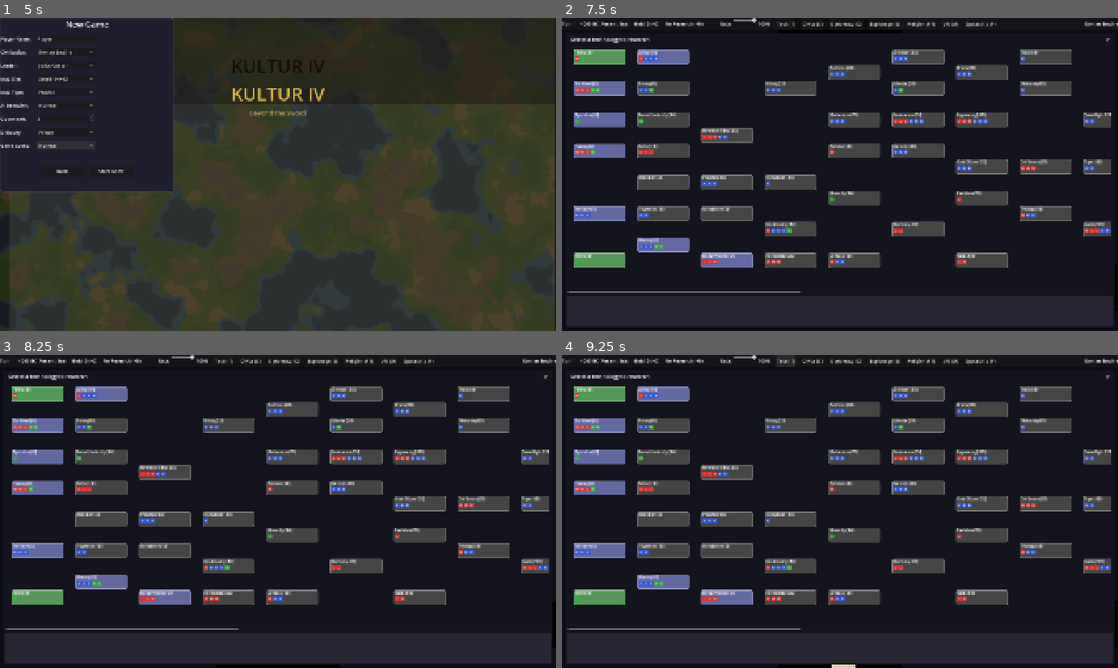
Above: before the commit, frames 1-4 (two rows, left to right).
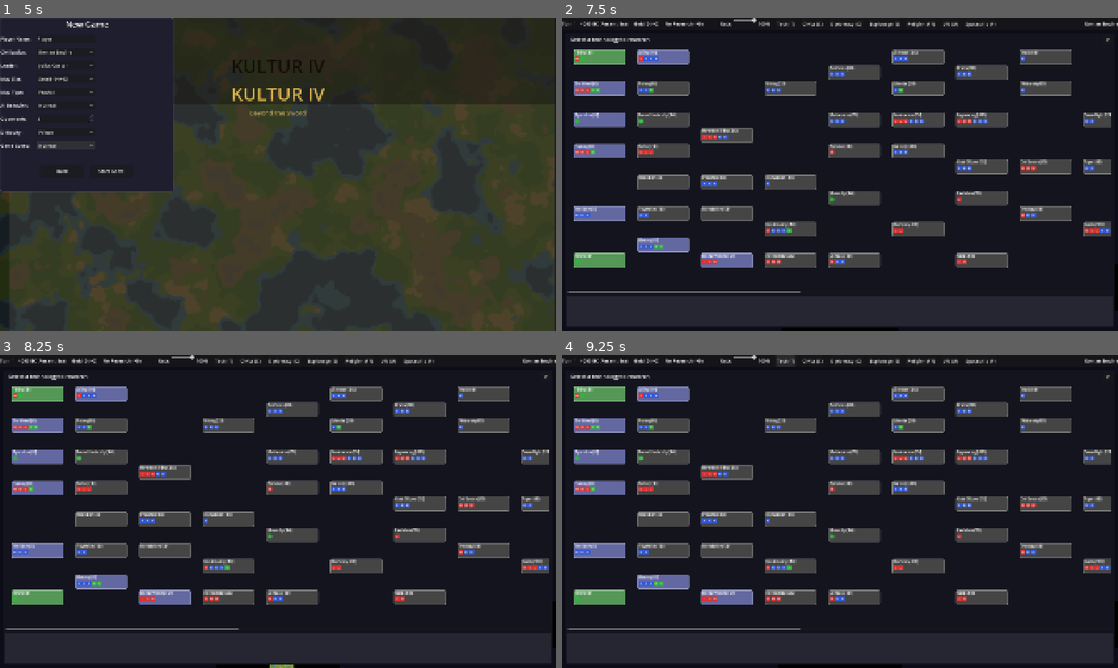
Above: after the commit, the same moments.

Repository: mammaspappa/KULTURIV
Game: Godot game, scene res://scenes/main/main_menu.tscn
Same seed, same stepped clock (60 frames per second), same inputs: the game is played once before the commit and once after it.
Inputs:
- Up to frame 1 (5 s): click "Single Player" at 0.5 s; click "New Game" at 1.25 s; click "Normal" at 2 s; click "Normal" at 2.75 s; click "Normal" at 3.5 s; click "Normal" at 4.25 s
- Up to frame 2 (7.5 s): click "Start Game" at 5 s; click "Skip (Space)" at 5.75 s; click "Skip (Space)" at 6.5 s; click "End Turn (Enter)" at 7.25 s
- Up to frame 3 (8.25 s): click "End Turn (Enter)" at 8 s
- Up to frame 4 (9.25 s): click "Tech (T)" at 8.75 s

Frame 1 is identical in both runs. In frame 2, 0.5% of the frame differs, in the area x 38-62%, y 3-100%; in frame 3, less than 0.1%; in frame 4, less than 0.1%.

Commit message:
Three non-optimal patterns fixed
1. Population decline from over-whipping — whipping now requires:
   - pop >= 4 (was 3)
   - food_surplus > 1 (new)
   - 15-turn cooldown between whips (new)
   - settler whip requires pop >= 5

2. Peacetime disband — when not at war and gpt negative, disband up to
   half the excess military per turn. Comfortable garrison = 2/city.
   Skips garrisoned units and injured units. Prevents "huge army during
   war → bankrupt after peace" structural collapse.

3. Starting location quality — reject snow/ice centers entirely, require
   tundra/desert centers to have flood_plains or oasis nearby, require
   >= 3 food tiles (was 2) and >= 10 total food potential in BFC.
   Added high_food_tiles bonus to score. Egypt in seed 40000 previously
   sat at pop 1 for 500t; now grows to pop 40 with 3 cities.

Diff:
--- a/scripts/ai/ai_controller.gd
+++ b/scripts/ai/ai_controller.gd
@@ -81,6 +81,11 @@
 		if unit == null or not is_instance_valid(unit):
 			continue
 		_process_unit_ai(unit, player, flavor, escort_assignments)
+
+	# Peacetime disband: if no active wars and we're losing gold, disband excess
+	# military. Prevents the classic "build huge army during war → can't afford it
+	# after peace → structural bankruptcy" pattern seen in late-game sims.
+	_consider_peacetime_disband(player)
 
 	# Process cities
 	for city in player.cities:
@@ -1906,6 +1911,61 @@
 			return
 
 ## Consider using Slavery whip to rush critical production
+## Peacetime disband: when not at war and running a deficit, disband excess
+## military units that aren't contributing to the empire. Only applies if we
+## have more than a comfortable garrison (2 per city).
+func _consider_peacetime_disband(player) -> void:
+	# Only in peace
+	var real_war = false
+	for enemy_id in player.at_war_with:
+		var enemy = GameManager.get_player(enemy_id)
+		if enemy and enemy.civilization_id != "barbarian":
+			real_war = true
+			break
+	if real_war:
+		return
+
+	# Only when bleeding gold
+	if player.gold_per_turn >= 0:
+		return
+
+	# Count military and identify excess
+	var mil_units: Array = []
+	for u in player.units:
+		if u.get_strength() > 0:
+			mil_units.append(u)
+
+	var num_cities = player.cities.size()
+	var comfort_garrison = num_cities * 2
+	var excess = mil_units.size() - comfort_garrison
+	if excess <= 0:
+		return
+
+	# Disband the weakest excess units, preferring obsolete/outdated units
+	# Don't disband units in cities (garrison) or the single strongest unit of its class
+	mil_units.sort_custom(func(a, b):
+		var sa = DataManager.get_unit_strength(a.unit_id)
+		var sb = DataManager.get_unit_strength(b.unit_id)
+		return sa < sb)  # weakest first
+
+	var disbanded = 0
+	# Disband up to half the excess per turn to smooth the transition
+	var to_disband = max(1, excess / 2)
+	for u in mil_units:
+		if disbanded >= to_disband:
+			break
+		# Skip garrisoned units (in own city)
+		if GameManager.get_city_at(u.grid_position) != null:
+			continue
+		# Skip injured — let them heal
+		if u.health < 100:
+			continue
+		u.die()
+		disbanded += 1
+		if sim_logger:
+			sim_logger.log_decision(player.player_name, "military", "peacetime_disband",
+				u.unit_id, "gpt=%d, mil=%d, garrison=%d" % [player.gold_per_turn, mil_units.size(), comfort_garrison])
+
 func _consider_whipping(city, player) -> void:
 	# Only whip with Slavery civic active
 	if player.civics.get("labor", "") != "slavery":
@@ -1914,12 +1974,23 @@
 	if not city.can_whip():
 		return
 
-	# Never whip below population 3 (preserves growth)
-	if city.population <= 2:
+	# Never whip below population 4 (preserves growth — was 3, raised because
+	# sims showed late-game pop collapse from repeated whipping)
+	if city.population <= 3:
 		return
 
 	# Don't whip if already suffering whip anger
 	if city.has_meta("whip_anger_turns") and city.get_meta("whip_anger_turns") > 0:
+		return
+
+	# Don't whip if food surplus is zero or negative — whipping removes a citizen
+	# from a food tile and the city will starve back down soon after.
+	if city.food_surplus <= 1:
+		return
+
+	# Don't whip if the city recently whipped (cooldown beyond the anger window)
+	var last_whip_turn = city.get_meta("last_whip_turn", -100)
+	if TurnManager.current_turn - last_whip_turn < 15:
 		return
 
 	var should_whip = false
@@ -1935,12 +2006,13 @@
 			if progress_ratio > 0.5:
 				should_whip = true
 
-	# Building settler + over 50% complete → whip
-	if prod == "settler" and progress_ratio > 0.5:
+	# Building settler + over 50% complete → whip (but settlers are costly, keep
+	# the same high bar: pop must be >= 5 to afford losing one to a settler)
+	if prod == "settler" and progress_ratio > 0.5 and city.population >= 5:
 		should_whip = true
 
-	# Building critical early building with pop >= 4 → whip
-	if city.population >= 4:
+	# Building critical early building with pop >= 5 → whip
+	if city.population >= 5:
 		if prod in ["granary", "library"]:
 			should_whip = true
 		elif prod == "barracks" and at_war:
@@ -1948,6 +2020,7 @@
 
 	if should_whip:
 		city.whip()
+		city.set_meta("last_whip_turn", TurnManager.current_turn)
 		if sim_logger:
 			sim_logger.log_decision(player.player_name, "production", "whip",
 				"%s in %s (pop %d->%d)" % [prod, city.city_name, city.population + 1, city.population], "")
--- a/scripts/map/game_grid.gd
+++ b/scripts/map/game_grid.gd
@@ -1202,27 +1202,53 @@
 	if tile == null or not tile.is_passable() or tile.is_water():
 		return 0.0
 
+	# Reject tiles on low-food terrains — snow/tundra/desert centers can't grow.
+	# Sims showed civs on these terrains stuck at pop 1 for 500 turns.
+	var center_terrain = tile.terrain_id
+	if center_terrain in ["snow", "ice"]:
+		return 0.0
+	if center_terrain in ["tundra", "desert"]:
+		# Only allow if flood plains or oasis nearby
+		var nearby_check = get_tiles_in_range(pos, 1)
+		var has_food_feature = false
+		for n in nearby_check:
+			if n == null:
+				continue
+			if n.feature_id in ["flood_plains", "oasis"]:
+				has_food_feature = true
+				break
+		if not has_food_feature:
+			return 0.0
+
 	var score = 0.0
 	var nearby = get_tiles_in_range(pos, 2)
 	var food_tiles = 0
+	var high_food_tiles = 0  # tiles with food >= 3
 	var prod_tiles = 0
 	var commerce_tiles = 0
 	var has_fresh_water = false
 	var has_coast = false
 	var resource_count = 0
+	var total_food_potential = 0
 
 	for nearby_tile in nearby:
 		if nearby_tile == null or not nearby_tile.is_passable():
 			continue
 		if nearby_tile.is_water():
 			has_coast = true
+			# Coastal water also contributes food
+			var water_yields = nearby_tile.get_yields()
+			total_food_potential += water_yields.get("food", 0)
 			continue
 		var yields = nearby_tile.get_yields()
 		var food = yields.get("food", 0)
 		var prod = yields.get("production", 0)
 		var comm = yields.get("commerce", 0)
+		total_food_potential += food
 		if food >= 2:
 			food_tiles += 1
+		if food >= 3:
+			high_food_tiles += 1
 		if prod >= 1:
 			prod_tiles += 1
 		if comm >= 1:
@@ -1232,10 +1258,16 @@
 		if nearby_tile.has_fresh_water():
 			has_fresh_water = true
 
-	if food_tiles < 2:
+	# Require at least 3 food tiles (was 2) so civs have food to work as they grow
+	if food_tiles < 3:
 		return 0.0
+	# Require total food potential to allow growth to at least pop 4
+	# (pop 4 needs 8 food / turn, plus a bit of buffer)
+	if total_food_potential < 10:
+		return 0.0
 
 	score += food_tiles * 3.0
+	score += high_food_tiles * 2.0  # extra weight for 3+ food tiles
 	score += prod_tiles * 2.5
 	score += commerce_tiles * 1.5
 	score += resource_count * 3.0
